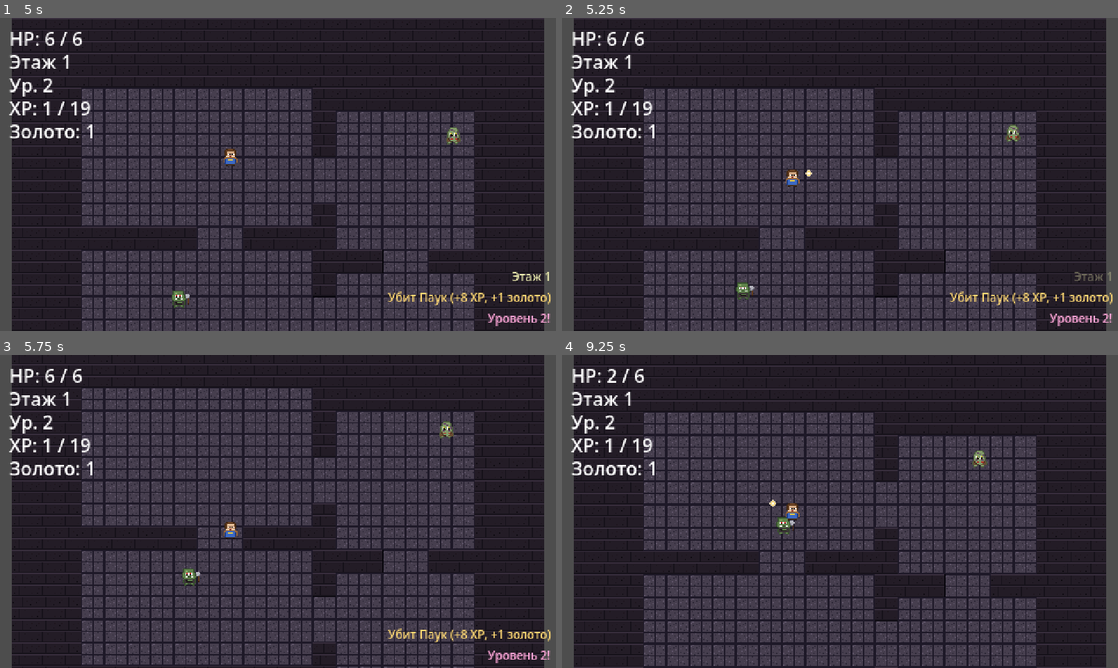
Above: before the commit, frames 1-4 (two rows, left to right).
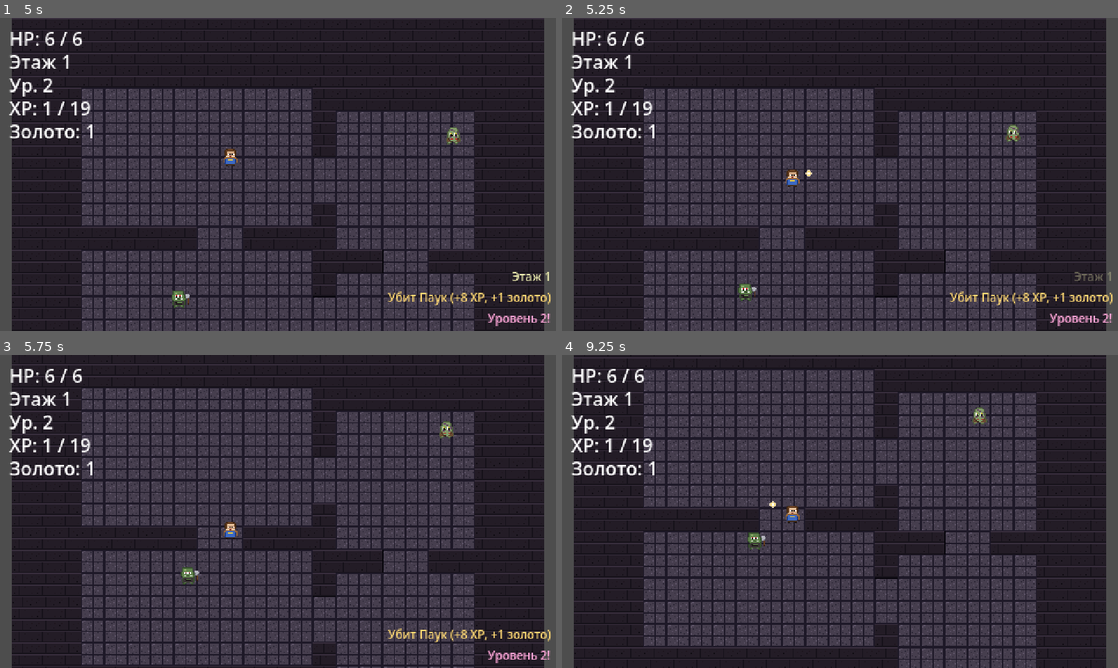
Above: after the commit, the same moments.

Repository: slartus/roguelike-game
Game: Godot game, scene res://scenes/main.tscn
Two runs of this game, one before a commit and one after it. Both use one fixed random seed, a clock stepped at 60 frames per second and the inputs below.
Inputs (mouse positions are in pixels of both pictures, inside the frame that each line leads up to):
- Up to frame 1 (5 s): tap Enter at 0.5 s; move the mouse to (400, 158) at 0.52 s; press the mouse at (400, 158) at 0.53 s; hold D (move_right) 0.53-1.25 s; release the mouse at (400, 158) at 1.25 s; drag from (166, 190) to (316, 158) at 1.27 s; move the mouse to (333, 105) at 2.02 s; hold D (move_right) 2.03-2.75 s; tap Alt at 2.1 s; drag from (250, 237) to (111, 127) at 2.77 s; move the mouse to (444, 221) at 3.52 s; press the mouse at (444, 221) at 3.53 s; hold A (move_left) 3.53-4.25 s; release the mouse at (444, 221) at 4.25 s; drag from (111, 127) to (194, 96) at 4.27 s
- Up to frame 2 (5.25 s): move the mouse to (867, 174) at 5.02 s; hold S (move_down) from 5.03 s (still down); tap Alt at 5.1 s; click (867, 174) at 5.17 s
- Up to frame 3 (5.75 s): keep holding S (move_down)
- Up to frame 4 (9.25 s): release S (move_down) at 5.75 s; drag from (756, 433) to (728, 527) at 5.77 s; move the mouse to (962, 495) at 6.52 s; press the mouse at (962, 495) at 6.53 s; hold W (move_up) 6.53-7.25 s; release the mouse at (962, 495) at 7.25 s; drag from (728, 527) to (856, 514) at 7.27 s; move the mouse to (895, 442) at 8.02 s; hold S (move_down) 8.03-8.75 s; tap Alt at 8.1 s; drag from (812, 574) to (673, 464) at 8.77 s

Frame 1 is identical in both runs. In frame 2, 0.1% of the frame differs, in the area x 31-35%, y 84-91%; in frame 3, 0.1%; in frame 4, 30%, in the area x 2-98%, y 0-100%.

Commit message:
feat(ai): AStarGrid2D pathfinding for melee enemies
Melee enemies (Slime / Goblin / Orc / Skeleton / Zombie) now walk
around walls instead of pressing into them. Uses Godot's built-in
AStarGrid2D — same 20x20 grid we already use for wall tiles.

Floor:
- New astar_grid: AStarGrid2D built in _build_astar_grid() after
  walls. For every tile whose center is inside a wall (per
  _is_wall_at), set_point_solid(cell, true).
- Diagonal mode = DIAGONAL_MODE_ONLY_IF_NO_OBSTACLES (no corner
  cutting), Manhattan heuristic (matches grid movement).
- Floor added to group "floor" so entities can look it up.

Enemy (melee):
- _floor cached in _ready via get_first_node_in_group("floor").
- _chase_toward -> either _chase_via_path (Floor available) or
  _chase_direct (fallback for tests / scenes without Floor).
- _chase_via_path recomputes path every 0.25s or when the target
  drifts > 24 px, then walks to the head waypoint. WAYPOINT_REACHED
  = 6 px — pop and go to the next.
- _recalc_path calls astar_grid.get_point_path(start_cell, end_cell),
  drops the first point (already there), and stores the rest in
  PackedVector2Array. Bounds and solid-cell guards prevent bad input.

Charger / Ranged / Boss untouched — none of them need pathfinding
(Charger locks a fixed direction; Ranged is stationary; Boss lives
in an open 600x400 arena).

GUT: 42/42 passing (existing tests unchanged; new visual behaviour
verifiable via F5).

Docs: docs/gamedesign/enemies.md gets a new "Pathfinding (только
melee)" subsection describing Floor.astar_grid, the recalc cadence,
waypoint threshold, cost estimate, and why the other enemy types
are skipped.

Diff:
--- a/scenes/dungeon/floor.gd
+++ b/scenes/dungeon/floor.gd
@@ -25,12 +25,14 @@
 var door: Area2D
 var floor_size: Vector2 = Vector2.ZERO
 var layout: DungeonLayout
+var astar_grid: AStarGrid2D
 
 @onready var _floors_root: Node2D = $FloorsRoot
 @onready var _walls_root: Node2D = $WallsRoot
 @onready var _markers_root: Node2D = $MarkersRoot
 
 func _ready() -> void:
+	add_to_group("floor")
 	var seed_value := _pick_seed()
 	var generator := DungeonGeneratorClass.new()
 	layout = generator.generate(
@@ -41,6 +43,7 @@
 	_draw_background()
 	_draw_floor_tiles()
 	_build_walls()
+	_build_astar_grid()
 	_place_door()
 	_populate_marker_positions()
 	floor_size = Vector2(layout.floor_bounds.size)
@@ -150,6 +153,26 @@
 	body.add_child(visual)
 	_walls_root.add_child(body)
 
+func _build_astar_grid() -> void:
+	# Один AStarGrid2D на весь этаж — все враги используют его через
+	# группу "floor". Клетки совпадают по размеру с wall-grid'ом,
+	# solid-flag = tile является стеной.
+	var bounds := layout.floor_bounds
+	var cols := int(ceil(float(bounds.size.x) / TILE_SIZE))
+	var rows := int(ceil(float(bounds.size.y) / TILE_SIZE))
+	astar_grid = AStarGrid2D.new()
+	astar_grid.region = Rect2i(Vector2i.ZERO, Vector2i(cols, rows))
+	astar_grid.cell_size = Vector2(TILE_SIZE, TILE_SIZE)
+	astar_grid.default_compute_heuristic = AStarGrid2D.HEURISTIC_MANHATTAN
+	astar_grid.default_estimate_heuristic = AStarGrid2D.HEURISTIC_MANHATTAN
+	astar_grid.diagonal_mode = AStarGrid2D.DIAGONAL_MODE_ONLY_IF_NO_OBSTACLES
+	astar_grid.update()
+	for row in rows:
+		for col in cols:
+			var tile_center := Vector2i(col * TILE_SIZE + TILE_SIZE / 2, row * TILE_SIZE + TILE_SIZE / 2)
+			if _is_wall_at(tile_center):
+				astar_grid.set_point_solid(Vector2i(col, row), true)
+
 func _place_door() -> void:
 	door = DOOR_SCENE.instantiate()
 	door.position = Vector2(layout.exit_position)
--- a/scenes/enemies/enemy.gd
+++ b/scenes/enemies/enemy.gd
@@ -17,6 +17,10 @@
 
 const LOST_RATIO: float = 1.6
 const REACHED_LAST_SEEN_DISTANCE: float = 8.0
+const PATH_RECALC_INTERVAL: float = 0.25
+const PATH_TARGET_STALE_DISTANCE: float = 24.0
+const WAYPOINT_REACHED_DISTANCE: float = 6.0
+const FLOOR_TILE_SIZE: int = 20
 
 @export var display_name: String = "ENEMY_UNKNOWN"
 @export var speed: float = 40.0
@@ -41,6 +45,10 @@
 var _wander_timer: float = 0.0
 var _last_seen_position: Vector2 = Vector2.ZERO
 var _memory_timer: float = 0.0
+var _floor: Node                       # Ссылка на Floor (для astar_grid)
+var _path: PackedVector2Array          # Waypoints в пиксельных координатах
+var _path_recalc_timer: float = 0.0
+var _path_target: Vector2 = Vector2.INF
 
 func _ready() -> void:
 	add_to_group("enemy")
@@ -50,6 +58,7 @@
 	xp_reward = Balance.scaled_xp_reward(xp_reward, floor_num)
 	gold_reward = Balance.scaled_gold_reward(gold_reward, floor_num)
 	health = max_health
+	_floor = get_tree().get_first_node_in_group("floor")
 
 func _physics_process(delta: float) -> void:
 	_contact_timer = maxf(0.0, _contact_timer - delta)
@@ -98,6 +107,63 @@
 	_memory_timer = memory_check_interval
 
 func _chase_toward(target_pos: Vector2, delta: float) -> void:
+	# Если Floor + AStarGrid2D доступны — идём по A*-пути, иначе fallback
+	# на прямую линию (совместимо со сценами без Floor, напр. тестами).
+	if _floor != null and _floor.astar_grid != null:
+		_chase_via_path(target_pos, delta)
+	else:
+		_chase_direct(target_pos, delta)
+
+func _chase_via_path(target_pos: Vector2, delta: float) -> void:
+	_path_recalc_timer -= delta
+	var target_drift: float = target_pos.distance_to(_path_target) if _path_target != Vector2.INF else INF
+	var needs_recalc: bool = _path_recalc_timer <= 0.0 \
+		or _path.is_empty() \
+		or target_drift > PATH_TARGET_STALE_DISTANCE
+	if needs_recalc:
+		_recalc_path(target_pos)
+		_path_recalc_timer = PATH_RECALC_INTERVAL
+
+	# Если path пуст — target недоступен из текущей клетки, fallback.
+	if _path.is_empty():
+		_chase_direct(target_pos, delta)
+		return
+
+	# Съедаем waypoint'ы, до которых уже дошли.
+	while _path.size() > 0 and global_position.distance_to(_path[0]) < WAYPOINT_REACHED_DISTANCE:
+		_path.remove_at(0)
+	if _path.is_empty():
+		_chase_direct(target_pos, delta)
+		return
+	_chase_direct(_path[0], delta)
+
+func _recalc_path(target_pos: Vector2) -> void:
+	_path = PackedVector2Array()
+	_path_target = target_pos
+	var start_cell := _pixel_to_cell(global_position)
+	var end_cell := _pixel_to_cell(target_pos)
+	if not _floor.astar_grid.is_in_boundsv(start_cell):
+		return
+	if not _floor.astar_grid.is_in_boundsv(end_cell):
+		return
+	# Если start клетка solid (враг стоит на стене — не должно быть, но
+	# safe fallback), путь не найдётся.
+	if _floor.astar_grid.is_point_solid(start_cell):
+		return
+	# Если end клетка solid (target внутри стены — например игрок за
+	# краем этажа), возвращаем прямую линию через fallback.
+	if _floor.astar_grid.is_point_solid(end_cell):
+		return
+	_path = _floor.astar_grid.get_point_path(start_cell, end_cell)
+	# get_point_path возвращает от start_cell до end_cell включительно;
+	# первую точку выкидываем — мы уже в start_cell.
+	if _path.size() > 0:
+		_path.remove_at(0)
+
+func _pixel_to_cell(pos: Vector2) -> Vector2i:
+	return Vector2i(int(pos.x / FLOOR_TILE_SIZE), int(pos.y / FLOOR_TILE_SIZE))
+
+func _chase_direct(target_pos: Vector2, delta: float) -> void:
 	var direction := (target_pos - global_position).normalized()
 	if direction == Vector2.ZERO:
 		velocity = Vector2.ZERO
Not shown, changed: docs/gamedesign/enemies.md
